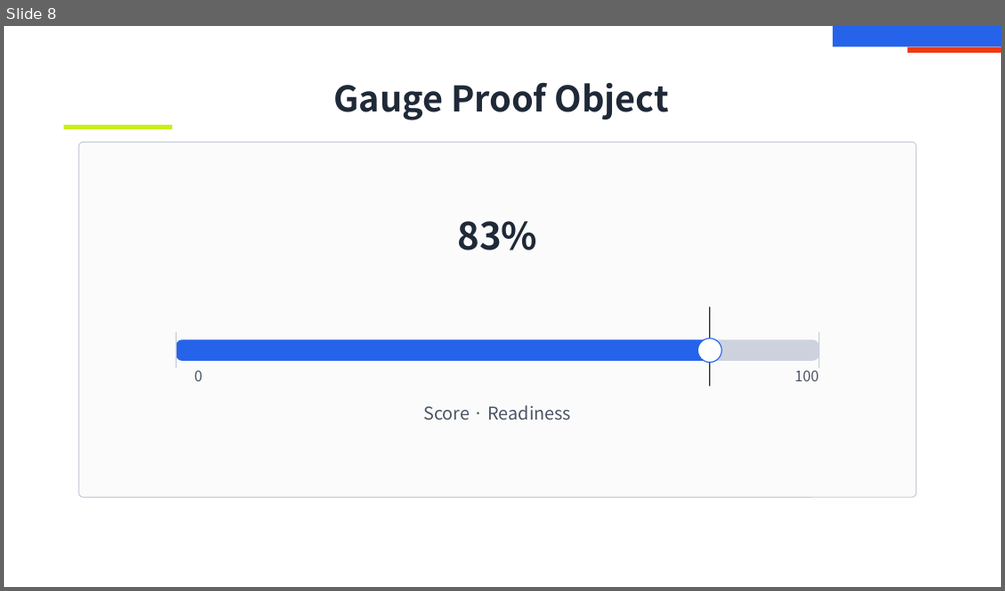
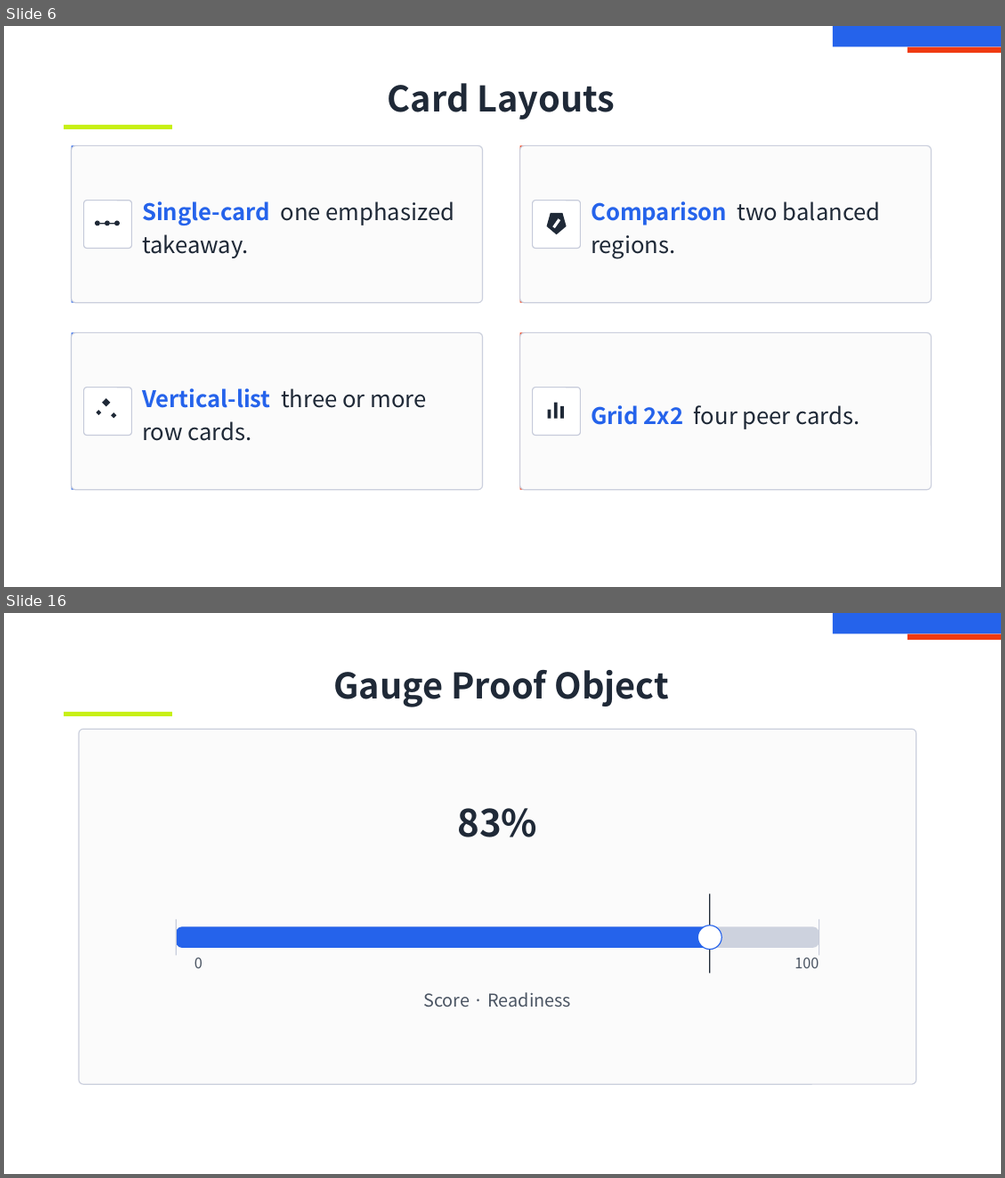
Before and after one commit to ch040602/mdpr-skill, a slide deck: artifacts/intro-decks/element-catalog/deck.pptx. Shown one above the other, each under a label of ours: slide 8 before the commit, slides 6 and 16 after it; the slides between them are not shown. The pictures are 1005x591 and 1005x1178 pixels, drawn with LibreOffice and Linux fonts; fonts in the diff are those of the drawing. Boxes give left, top, right and bottom in pixels: in the first picture for what was removed or moved away, otherwise in the second. Text is boxed around its words. In the diff, an @@ line names an element or a change of style, - is before the commit and + after.

```diff
--- a/artifacts/intro-decks/element-catalog/deck.pptx
+++ b/artifacts/intro-decks/element-catalog/deck.pptx
@@ slide 6 added at bbox=[4, 26, 1001, 587], background #FFFFFF @@
@@ rectangle added at bbox=[833, 26, 1001, 47], fill #2563EB @@
@@ rectangle added at bbox=[907, 47, 1001, 53], fill #F03A11 @@
@@ text added at bbox=[388, 83, 615, 119], 34 pt, text #1F2937, bold @@
+Card Layouts
@@ rectangle added at bbox=[64, 125, 172, 129], fill #C7F015 @@
@@ rectangle added at bbox=[72, 145, 77, 303], fill #2563EB @@
@@ rounded rectangle added at bbox=[72, 145, 483, 303], fill #FBFBFB, outline #C6CBDA 1 pt @@
@@ rectangle added at bbox=[520, 145, 526, 303], fill #F03A11 @@
@@ rounded rectangle added at bbox=[520, 145, 931, 303], fill #FBFBFB, outline #C6CBDA 1 pt @@
@@ rounded rectangle added at bbox=[84, 200, 132, 248], fill #FFFFFF, outline #C6CBDA 1 pt @@
@@ text added at bbox=[142, 201, 455, 258], 22 pt, text #1F2937 @@
+Single-card one emphasized takeaway.
@@ rounded rectangle added at bbox=[533, 200, 581, 248], fill #FFFFFF, outline #C6CBDA 1 pt @@
@@ text added at bbox=[591, 201, 881, 259], 22 pt, text #1F2937 @@
+Comparison two balanced regions.
@@ ellipse added at bbox=[95, 220, 100, 225], fill #1F2937 @@
@@ rectangle added at bbox=[100, 223, 105, 224], fill #1F2937 @@
@@ ellipse added at bbox=[105, 220, 110, 225], fill #1F2937 @@
@@ rectangle added at bbox=[110, 223, 116, 224], fill #1F2937 @@
@@ ellipse added at bbox=[114, 220, 120, 225], fill #1F2937 @@
@@ pentagon added at bbox=[547, 213, 566, 234], fill #1F2937 @@
@@ rectangle added at bbox=[552, 218, 560, 228], fill #FFFFFF @@
@@ rectangle added at bbox=[72, 332, 77, 490], fill #2563EB @@
@@ rounded rectangle added at bbox=[72, 332, 483, 490], fill #FBFBFB, outline #C6CBDA 1 pt @@
@@ rectangle added at bbox=[520, 332, 526, 490], fill #F03A11 @@
@@ rounded rectangle added at bbox=[520, 332, 931, 490], fill #FBFBFB, outline #C6CBDA 1 pt @@
@@ rounded rectangle added at bbox=[84, 387, 132, 435], fill #FFFFFF, outline #C6CBDA 1 pt @@
@@ diamond added at bbox=[102, 398, 110, 407], fill #1F2937 @@
@@ text added at bbox=[142, 388, 426, 441], 22 pt, text #1F2937 @@
+Vertical-list three or more row cards.
@@ rounded rectangle added at bbox=[533, 387, 581, 435], fill #FFFFFF, outline #C6CBDA 1 pt @@
@@ diamond added at bbox=[96, 410, 101, 415], fill #1F2937 @@
@@ diamond added at bbox=[111, 412, 117, 418], fill #1F2937 @@
@@ rectangle added at bbox=[548, 410, 550, 418], fill #1F2937 @@
@@ rectangle added at bbox=[554, 402, 558, 418], fill #1F2937 @@
@@ rectangle added at bbox=[560, 406, 563, 418], fill #1F2937 @@
@@ text added at bbox=[591, 405, 860, 429], 22 pt, text #1F2937 @@
+Grid 2x2 four peer cards.
@@ what was slide 8 is now slide 16 @@
```
Also in this commit, not shown: 7 slides changed, 14 other slides added, 1 slide removed, 36 other files.
